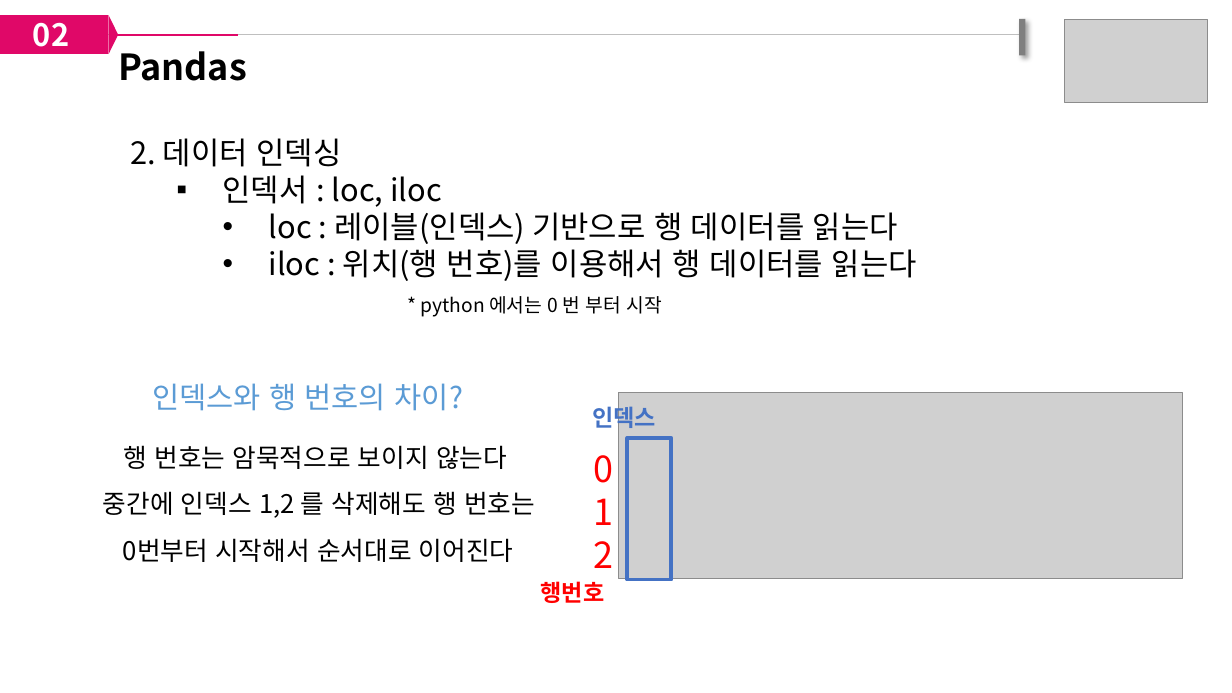
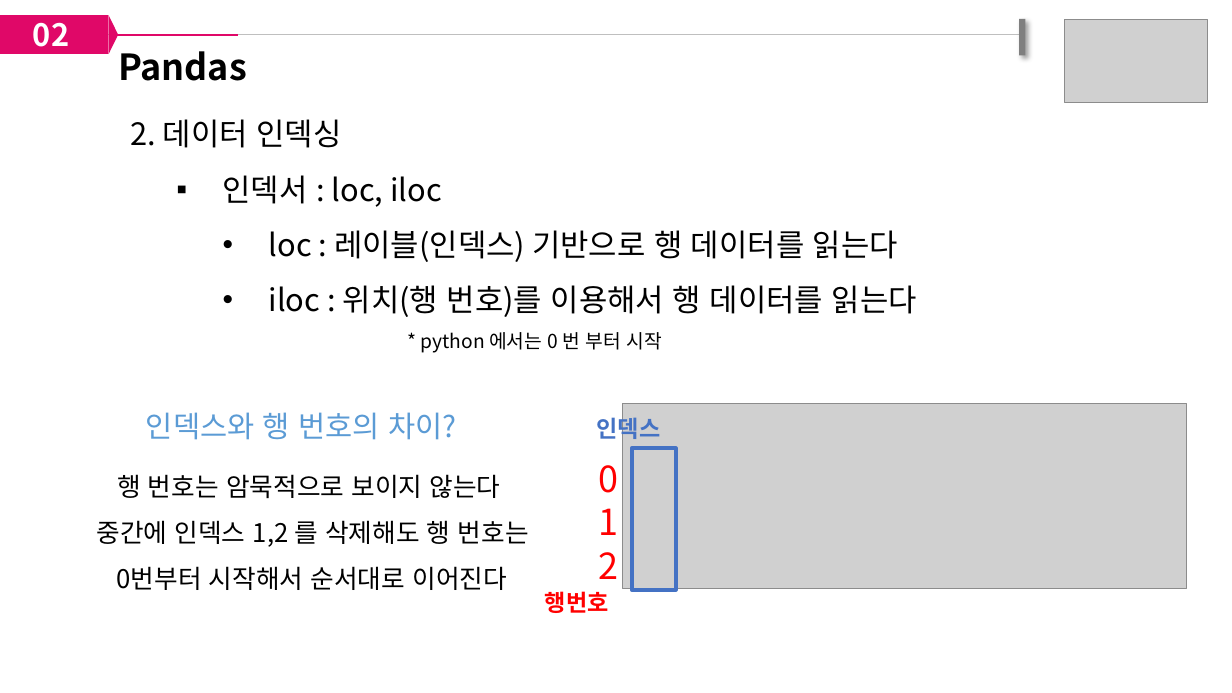
Before and after one commit to paullabkorea/tutorialproject, a slide deck: slide 11 of Data analysis/01. 1일차/numpy&pandas기초.pptx. Drawn at 1232x693 pixels with LibreOffice and Linux fonts; fonts in the diff are those of the drawing; grey boxes stand for pictures. Boxes give left, top, right and bottom in pixels: in the first picture for what was removed or moved away, otherwise in the second. Text is boxed around its words. In the diff, an @@ line names an element or a change of style, - is before the commit and + after.

```diff
--- a/Data analysis/01. 1일차/numpy&pandas기초.pptx
+++ b/Data analysis/01. 1일차/numpy&pandas기초.pptx
@@ text "2. 데이터 인덱싱": place and size @@
-text "2. 데이터 인덱싱" at (130,138,917,317)
+text "2. 데이터 인덱싱" at (130,119,917,353)
@@ text at (223,175,917,317): line spacing 1 to 1.5 @@
@@ text "인덱스와 행 번호의 차이?": place and size @@
-text "인덱스와 행 번호의 차이?" at (152,383,463,411)
+text "인덱스와 행 번호의 차이?" at (146,412,457,440)
@@ 3 texts, 1 picture, 1 rectangle: place and size @@
-3 texts, 1 picture, 1 rectangle at (541,393,1182,603)
+3 texts, 1 picture, 1 rectangle at (545,404,1187,613)
@@ text "행 번호는 암묵적으로 보이지 않는다": place and size @@
-text "행 번호는 암묵적으로 보이지 않는다" at (103,445,535,562)
+text "행 번호는 암묵적으로 보이지 않는다" at (96,474,529,590)
```
Also in this commit, not shown: 1 other slide changed.
